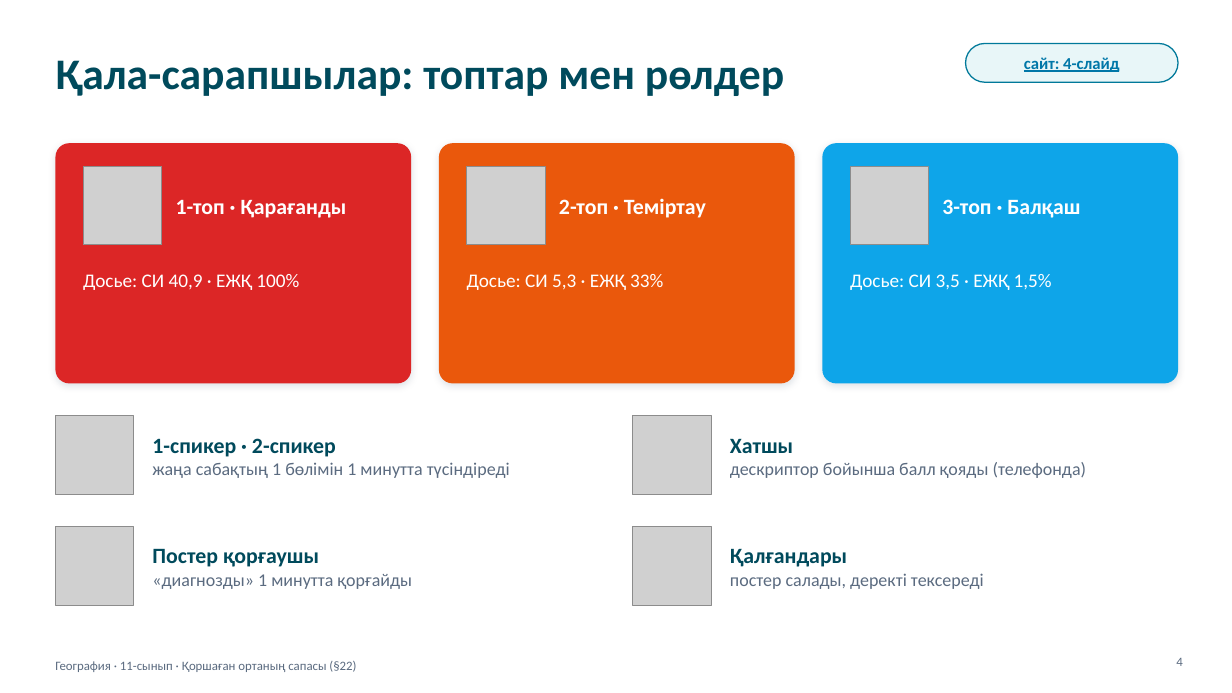
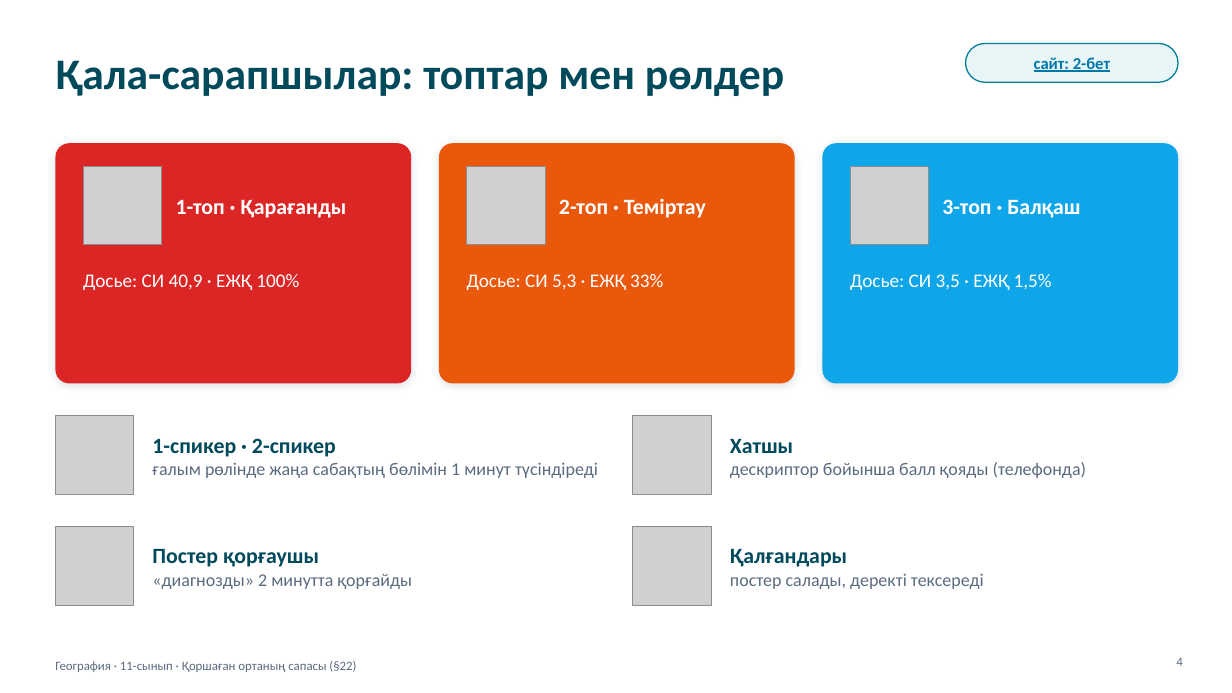
Before and after one commit to makpalkubantova-arch/ecoscaner, a slide deck: slide 4 of materialdar/2-Prezentaciya-Qorshagan-orta-sapasy.pptx. Drawn at 1232x693 pixels with LibreOffice and Linux fonts; fonts in the diff are those of the drawing; grey boxes stand for pictures. Boxes give left, top, right and bottom in pixels: in the first picture for what was removed or moved away, otherwise in the second. Text is boxed around its words. In the diff, an @@ line names an element or a change of style, - is before the commit and + after.

```diff
--- a/materialdar/2-Prezentaciya-Qorshagan-orta-sapasy.pptx
+++ b/materialdar/2-Prezentaciya-Qorshagan-orta-sapasy.pptx
@@ text in rounded rectangle at box(1034, 57, 1110, 72): text changed @@
-сайт: 4-слайд
+сайт: 2-бет
@@ text at box(152, 462, 598, 478): text changed @@
-жаңа сабақтың 1 бөлімін 1 минутта түсіндіреді
+ғалым рөлінде жаңа сабақтың бөлімін 1 минут түсіндіреді
@@ text at box(152, 574, 413, 589): text changed @@
-«диагнозды» 1 минутта қорғайды
+«диагнозды» 2 минутта қорғайды
```
Also in this commit, not shown: 13 other slides changed, 2 slides added, 4 slides removed, 24 other files.
